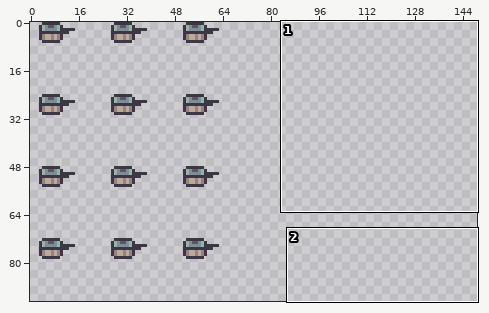
Two versions of one pixel-art file, ART/Jacson/Sprites/objects.aseprite. The first picture is a wide view before the edit; the outline marks the close-up.
Close-up. Old version:
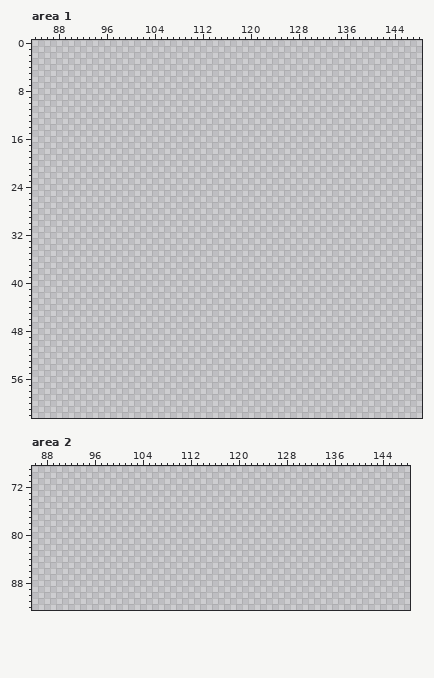
288x192 pixels, 1 frame. Shown: area 1: x 84..148, y 0..62; area 2: x 86..148, y 69..92. The wide view leaves out empty margins.
Now the later version:
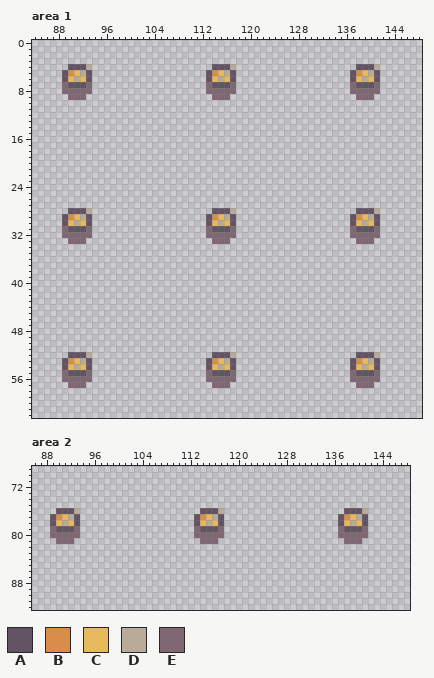
Palette (. is transparent): A #635463  B #d98d49  C #e8b85c  D #baab99  E #806873
Changes in this commit:
Area 1:
The edit adds colour A in row 4 at x 90 to 92, 114 to 116 and 138 to 140; in rows 5 to 6 at x 89, 93, 113, 117, 137 and 141; in row 7 at x 90 to 92, 114 to 116 and 138 to 140; in row 28 at x 90 to 92, 114 to 116 and 138 to 140; in rows 29 to 30 at x 89, 93, 113, 117, 137 and 141; in row 31 at x 90 to 92, 114 to 116 and 138 to 140.
The edit adds colour A in row 52 at x 90 to 92, 114 to 116 and 138 to 140; in rows 53 to 54 at x 89, 93, 113, 117, 137 and 141; in row 55 at x 90 to 92, 114 to 116 and 138 to 140.
The edit adds colour B in row 5 at x 90, 114 and 138; in row 29 at x 90, 114 and 138; in row 53 at x 90, 114 and 138.
The edit adds colour C in row 5 at x 91, 115 and 139; in row 6 at x 90, 92, 114, 116, 138 and 140; in row 29 at x 91, 115 and 139; in row 30 at x 90, 92, 114, 116, 138 and 140; in row 53 at x 91, 115 and 139; in row 54 at x 90, 92, 114, 116, 138 and 140.
The edit adds colour D in row 4 at x 93, 117 and 141; in row 5 at x 92, 116 and 140; in row 6 at x 91, 115 and 139; in row 28 at x 93, 117 and 141; in row 29 at x 92, 116 and 140; in row 30 at x 91, 115 and 139.
The edit adds colour D in row 52 at x 93, 117 and 141; in row 53 at x 92, 116 and 140; in row 54 at x 91, 115 and 139.
The edit adds colour E in row 7 at x 89, 93, 113, 117, 137 and 141; in row 8 at x 89 to 93, 113 to 117 and 137 to 141; in row 9 at x 90 to 92, 114 to 116 and 138 to 140; in row 31 at x 89, 93, 113, 117, 137 and 141; in row 32 at x 89 to 93, 113 to 117 and 137 to 141; in row 33 at x 90 to 92, 114 to 116 and 138 to 140.
The edit adds colour E in row 55 at x 89, 93, 113, 117, 137 and 141; in row 56 at x 89 to 93, 113 to 117 and 137 to 141; in row 57 at x 90 to 92, 114 to 116 and 138 to 140.
Area 2:
The edit adds colour A in row 76 at x 90 to 92, 114 to 116 and 138 to 140; in rows 77 to 78 at x 89, 93, 113, 117, 137 and 141; in row 79 at x 90 to 92, 114 to 116 and 138 to 140.
The edit adds colour B in row 77 at x 90, 114 and 138.
The edit adds colour C in row 77 at x 91, 115 and 139; in row 78 at x 90, 92, 114, 116, 138 and 140.
The edit adds colour D in row 76 at x 93, 117 and 141; in row 77 at x 92, 116 and 140; in row 78 at x 91, 115 and 139.
The edit adds colour E in row 79 at x 89, 93, 113, 117, 137 and 141; in row 80 at x 89 to 93, 113 to 117 and 137 to 141; in row 81 at x 90 to 92, 114 to 116 and 138 to 140.
